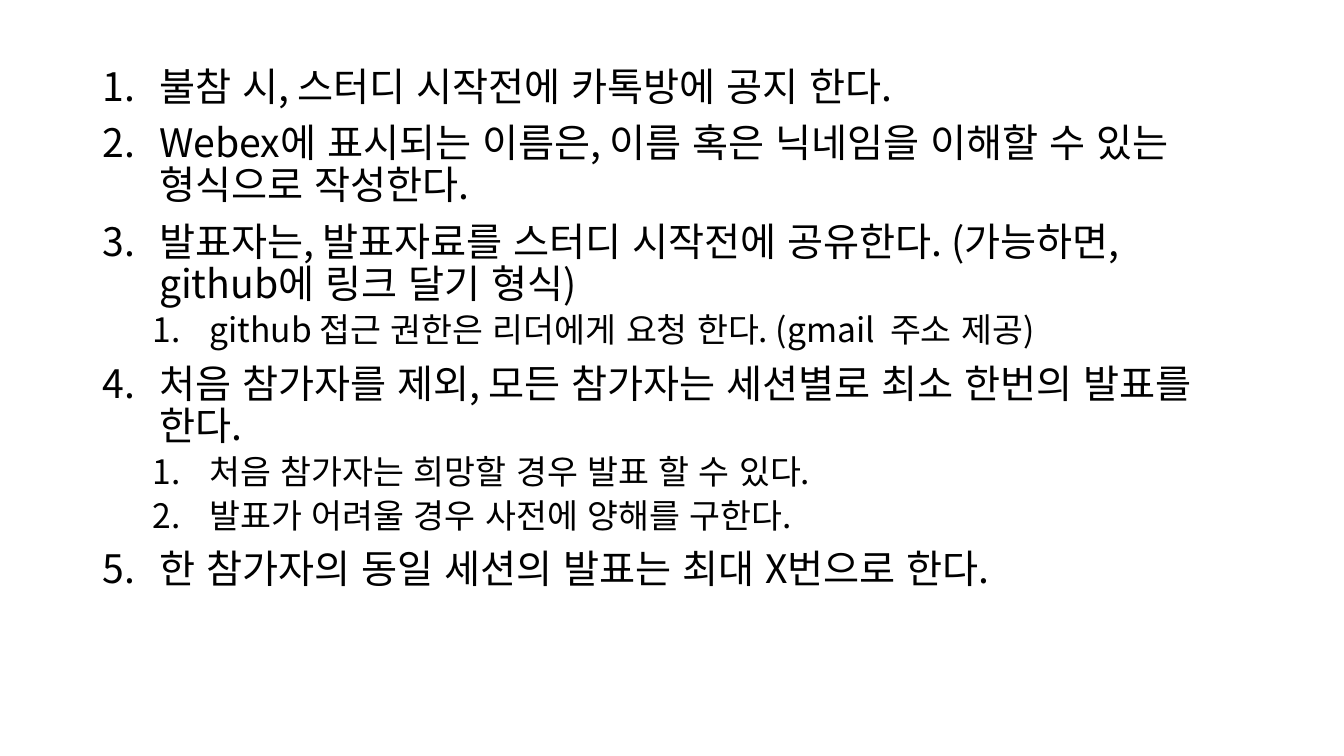
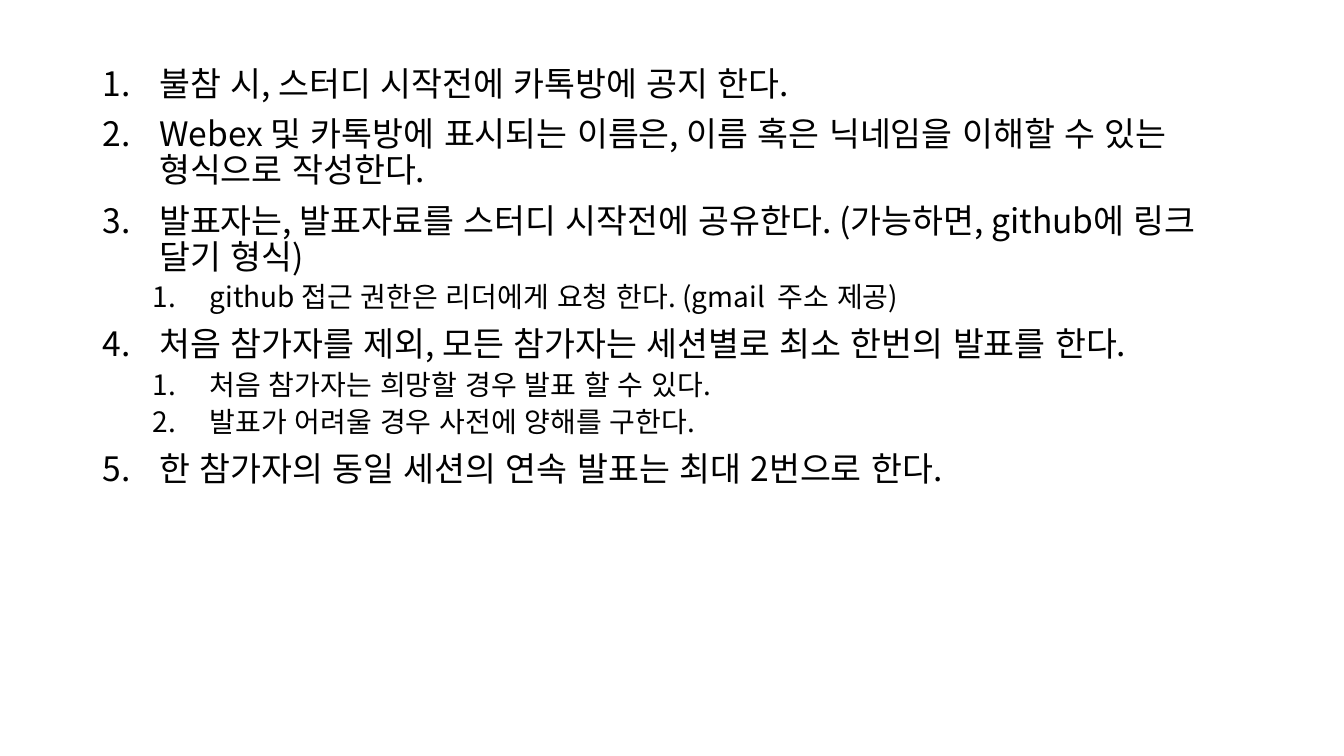
Before and after one commit to restful3/ds4th_study, a slide deck: slide 2 of source/스터디_운영_규칙_v01.pptx. Drawn at 1344x756 pixels with LibreOffice and Linux fonts; fonts in the diff are those of the drawing. Boxes give left, top, right and bottom in pixels: in the first picture for what was removed or moved away, otherwise in the second. Text is boxed around its words. In the diff, an @@ line names an element or a change of style, - is before the commit and + after.

```diff
--- a/source/스터디_운영_규칙_v01.pptx
+++ b/source/스터디_운영_규칙_v01.pptx
@@ text at [159,68,1196,435]: size 28 to 24 pt in "불참 시, 스터디 시작전에 카톡방에 공지 한다.", "발표자는, 발표자료를 스터디 시작전에 공유한다. (가능하면, github에 ...", "처음 참가자를 제외, 모든 참가자는 세션별로 최소 ..."; size 24 to 20 pt in "github 접근 권한은 리더에게 요청 한다. (gmail ...", "처음 참가자는 희망할 경우 발표 할 수 ...", "발표가 어려울 경우 사전에 양해를 구한다." @@
@@ text at [159,117,1167,185]: text changed; size 28 to 24 pt @@
-2. Webex에 표시되는 이름은, 이름 혹은 닉네임을 이해할 수 있는 형식으로 작성한다.
+2. Webex 및 카톡방에 표시되는 이름은, 이름 혹은 닉네임을 이해할 수 있는 형식으로 작성한다.
@@ text at [159,453,942,484]: text changed; size 28 to 24 pt @@
-5. 한 참가자의 동일 세션의 발표는 최대 X번으로 한다.
+5. 한 참가자의 동일 세션의 연속 발표는 최대 2번으로 한다.
```
Also in this commit, not shown: 3 other files.
